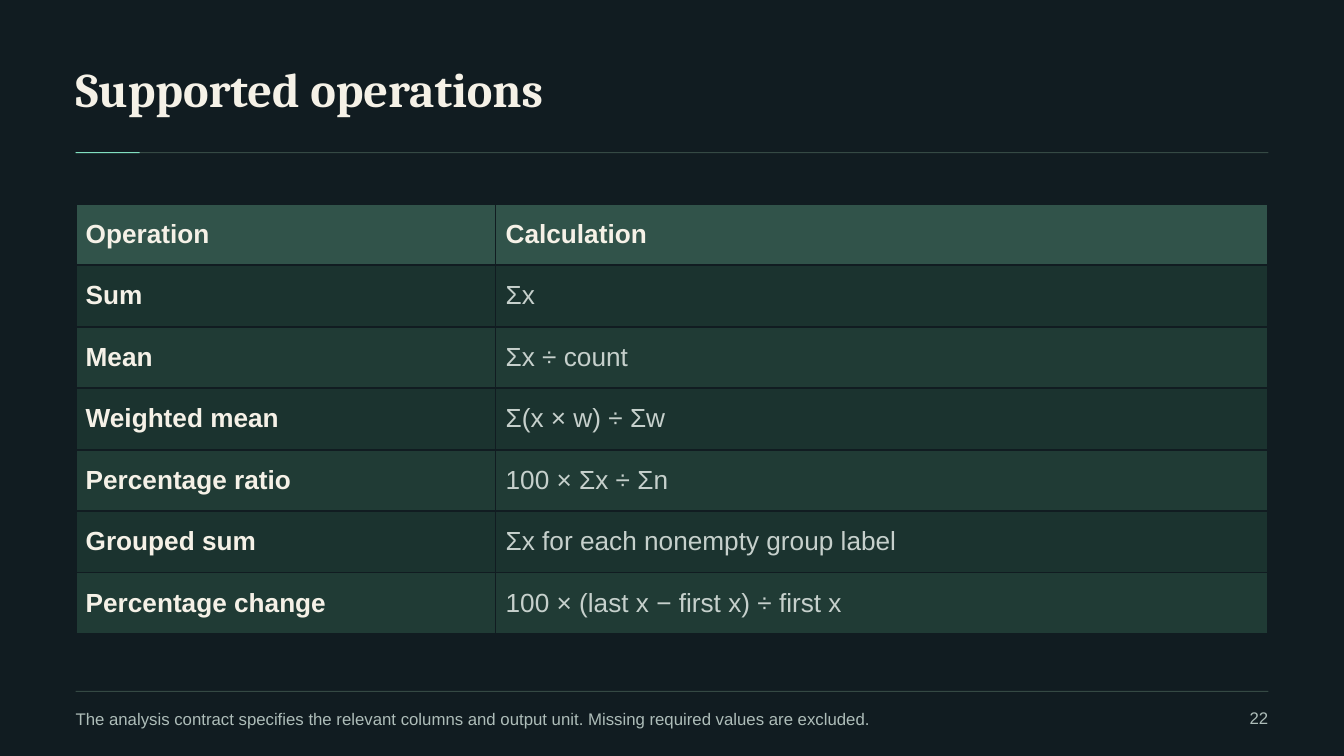
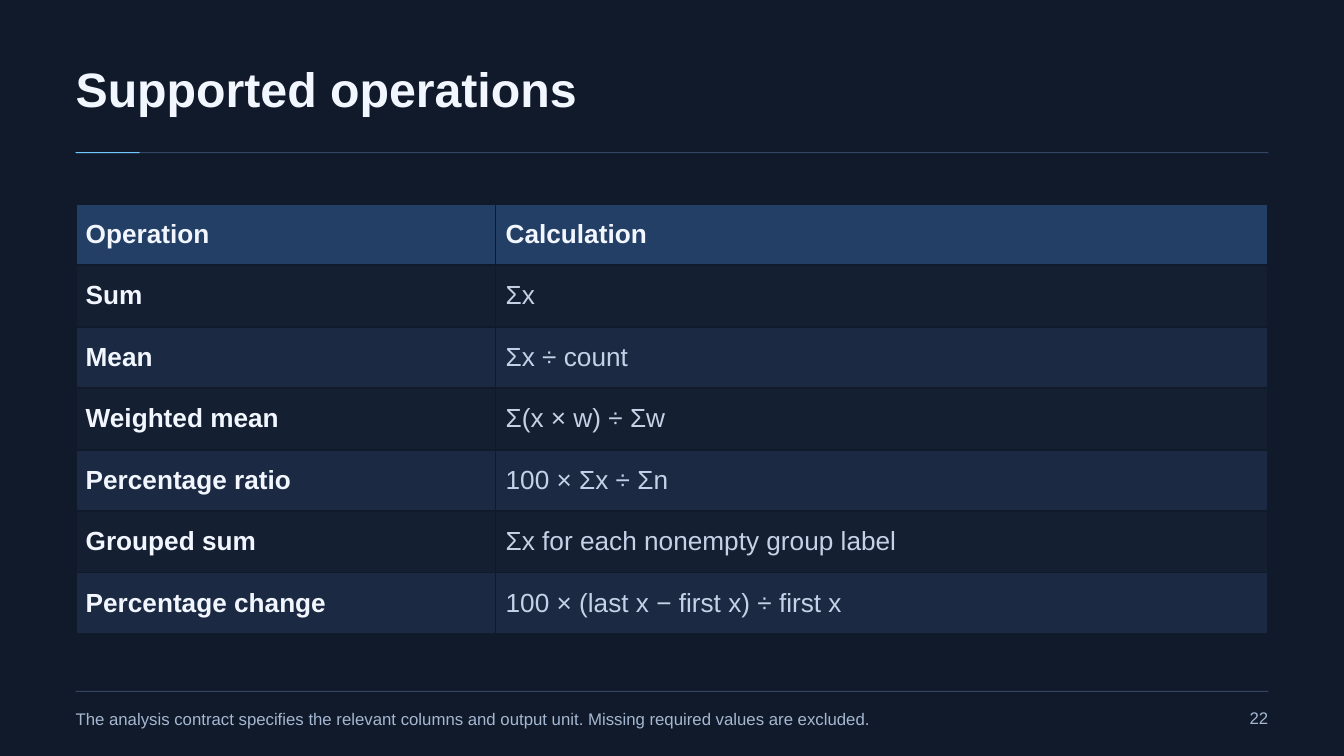
Before and after one commit to naazzarov/trustverify-ai-analysis, a slide deck: slide 22 of presentation/TrustVerify-Dark-Defense.pptx. Drawn at 1344x756 pixels with LibreOffice and Linux fonts; fonts in the diff are those of the drawing. Boxes give left, top, right and bottom in pixels: in the first picture for what was removed or moved away, otherwise in the second. Text is boxed around its words. In the diff, an @@ line names an element or a change of style, - is before the commit and + after.

```diff
--- a/presentation/TrustVerify-Dark-Defense.pptx
+++ b/presentation/TrustVerify-Dark-Defense.pptx
@@ background #111C21 to #101A2A @@
@@ text "Supported operations" at <box>76,72,577,116</box>: font Cambria to Arial, text colour #F5F1E7 to #F2F6FF @@
@@ rectangle at <box>76,152,1268,153</box>: fill #354944 to #304663 @@
@@ rectangle at <box>76,152,140,153</box>: fill #81DFC0 to #72C8FF @@
@@ table at <box>76,204,1269,634</box> @@
@@ fill #31534A to #233F65 in row 1 @@
@@ fill #1B332F to #151F32 in 6 cells @@
@@ fill #203B35 to #1B2A42 in 6 cells @@
@@ text colour #F5F1E7 to #F2F6FF in "Operation", "Calculation", "Sum", "Mean" and 4 more places @@
@@ text colour #C6D0CC to #C4D1E6 in "Σx", "Σx ÷ count", "Σ(x × w) ÷ Σw", "100 × Σx ÷ Σn" and 2 more places @@
@@ borders changed @@
@@ text "The analysis contract specifies the ..." at <box>76,713,870,729</box>: text colour #AEBDB9 to #A6B7D2 @@
@@ rectangle at <box>76,691,1268,692</box>: fill #354944 to #304663 @@
@@ text "22" at <box>1250,712,1269,724</box>: text colour #AEBDB9 to #A6B7D2 @@
```
Also in this commit, not shown: 21 other slides changed, 7 other files.
